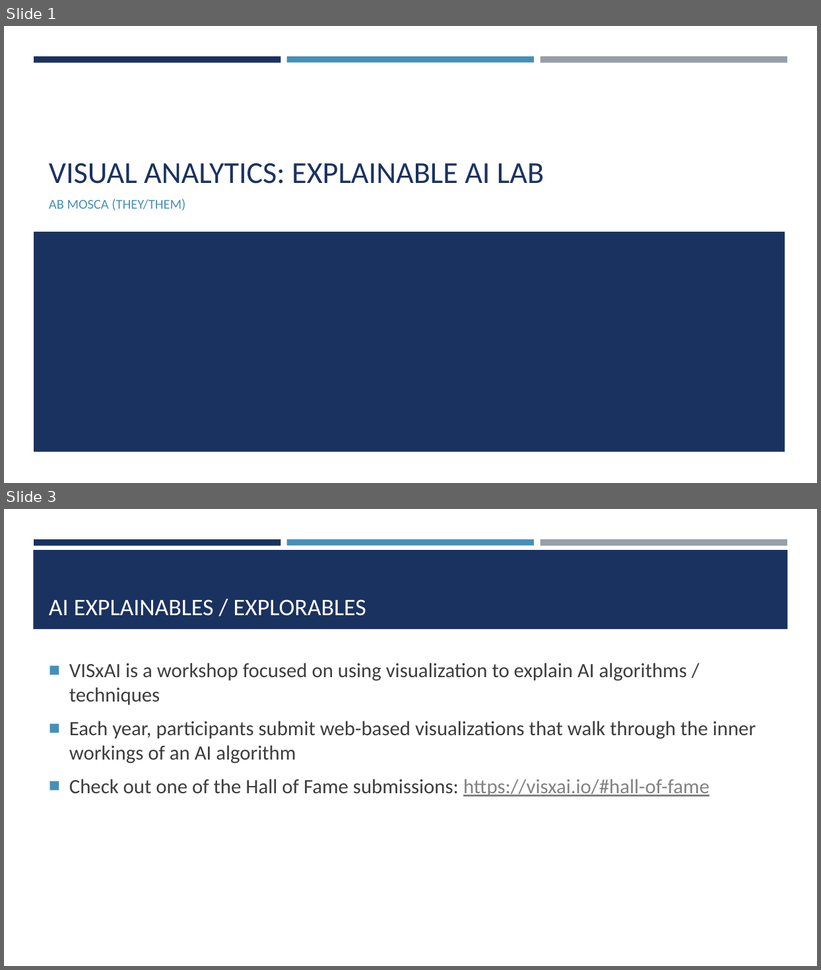
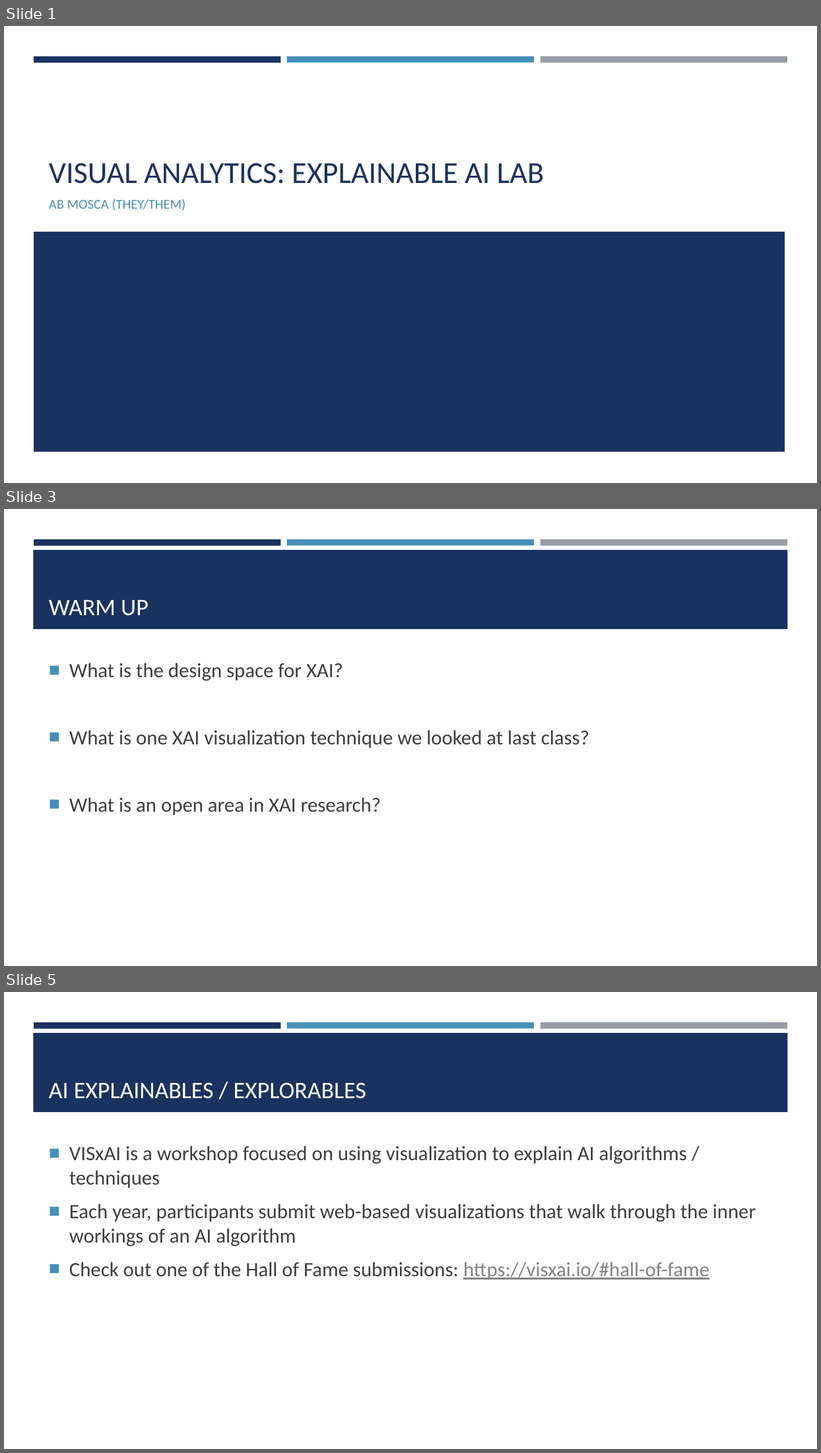
Before and after one commit to amosca01/SDS-CSC235, a slide deck: slides/18-XAI-lab.pptx. Shown one above the other, each under a label of ours: slides 1 and 3 before the commit, slides 1, 3 and 5 after it; the slides between them are not shown. The pictures are 821x970 and 821x1453 pixels, drawn with LibreOffice and Linux fonts; fonts in the diff are those of the drawing. Boxes give left, top, right and bottom in pixels: in the first picture for what was removed or moved away, otherwise in the second. Text is boxed around its words. In the diff, an @@ line names an element or a change of style, - is before the commit and + after.

```diff
--- a/slides/18-XAI-lab.pptx
+++ b/slides/18-XAI-lab.pptx
@@ slide 3 added at (4, 509, 817, 966), background #FFFFFF; not listed: 4 template elements that a slide beside it also shows @@
@@ title added at (49, 600, 149, 616), 28 pt, text #FFFFFF @@
+WARM UP
@@ text added at (69, 663, 589, 815), 24 pt, text #3D3D3D @@
+■ What is the design space for XAI?
+■ What is one XAI visualization technique we looked at last class?
+■ What is an open area in XAI research?
@@ what was slide 3 is now slide 5 @@
```
Also in this commit, not shown: 1 slide changed, 1 other slide added, 8 other files.
